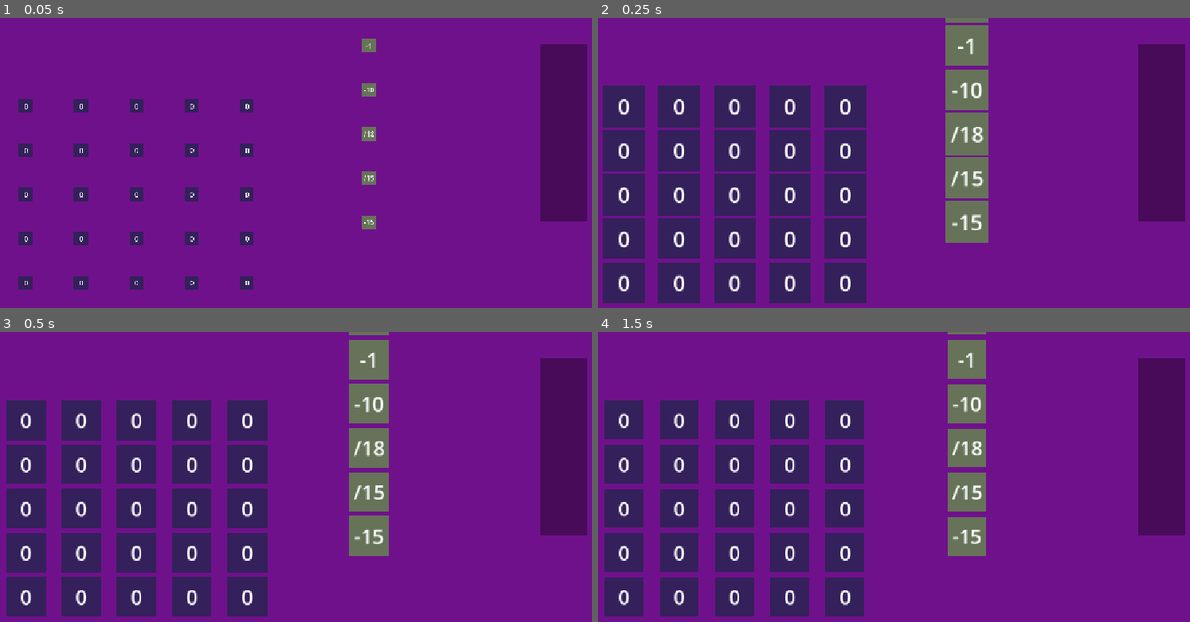
Above: before the commit, frames 1-4 (two rows, left to right).
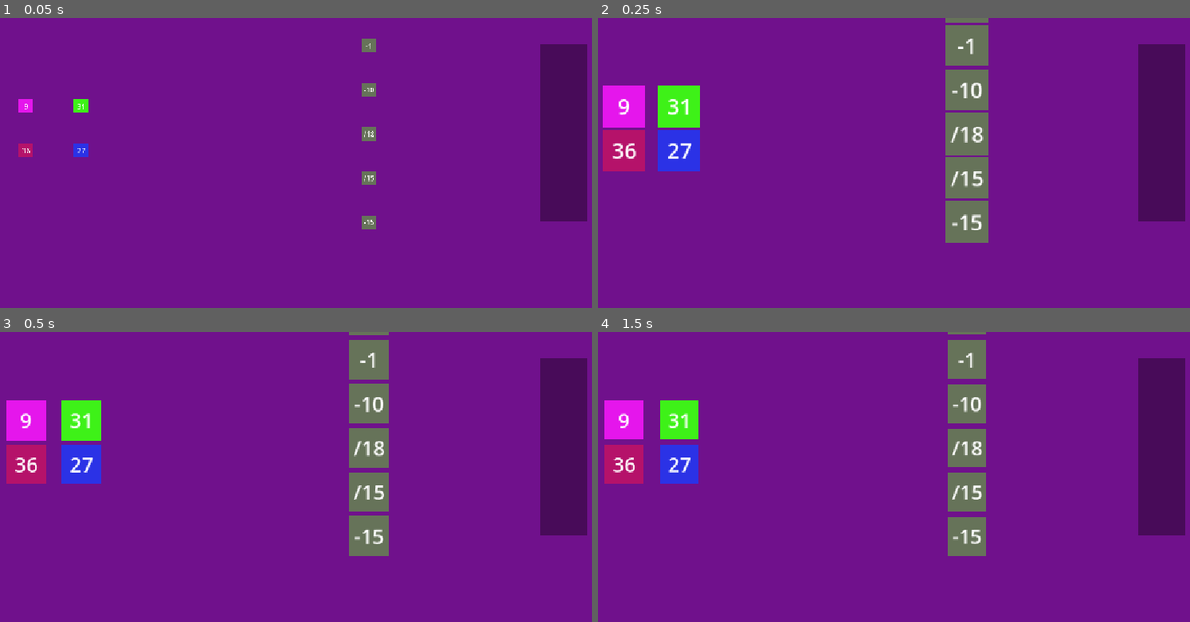
Above: after the commit, the same moments.

Repository: folktalesgaming/merge-down
Game: Godot game, scene res://scenes/GamePlay.tscn
Same seed, same stepped clock (60 frames per second), same inputs: the game is played once before the commit and once after it. The project has no main scene, so this scene is started directly.
Inputs (mouse positions are in pixels of both pictures, inside the frame that each line leads up to):
- Up to frame 1 (0.05 s): no input
- Up to frame 2 (0.25 s): no input
- Up to frame 3 (0.5 s): no input
- Up to frame 4 (1.5 s): move the mouse to (621, 419) at 0.52 s; press the mouse at (621, 419) at 0.53 s; tap Enter at 1.25 s; move the mouse to (680, 419) at 1.27 s; release the mouse at (680, 419) at 1.28 s; click (680, 419) at 1.35 s

The runs differ from the first frame. In frame 1, 2.8% of the frame differs, in the area x 3-43%, y 27-94%; in frame 2, 25%, in the area x 0-46%, y 23-99%; in frame 3, 23%; in frame 4, 22%.
Error before the commit: Out of bounds get index '0' (on base: 'Array[Array]') (res://autoloads/game_manager.gd:20)

Commit message:
WIP: basic gameplay with basic level complete

Diff:
--- a/autoloads/game_manager.gd
+++ b/autoloads/game_manager.gd
@@ -3,6 +3,8 @@
 signal board_updated(row: int, col: int, new_val: int)
 signal tile_cleared(row: int, col: int)
 signal new_operator_tile_added(removed_op_index: int)
+signal negative_hazard(s_i: int, val: int, r: int, c: int, r_i: int)
+signal level_completed()
 
 # Properties
 var _board: Array[Array]
@@ -17,7 +19,10 @@
 # Getters and Setters
 
 func get_board_tile_data(row: int, col: int) -> int:
-	return _board[row][col]
+	if row >= 0 and row < _board.size():
+		if col >= 0 and col < _board[row].size():
+			return _board[row][col]
+	return 0
 
 # Board Size
 func set_board_size(b_size: int):
@@ -51,22 +56,32 @@
 
 # Initialize board with random values
 func Initialize_Board():
+	_board.clear()
+	_total = 0
+
 	for i in range(_board_size):
 		var row: Array[int] = []
 		row.resize(_board_size)
 		for j in range(_board_size):
 			var val = randi_range(_lower_limit, _upper_limit)
 			row[j] = val
+			_total += val
 		_board.append(row)
 
 # Intialize stack with random operators
 func Initialize_Stack():
+	_op_stack.clear()
+
 	for i in range(_stack_size):
 		_op_stack.append(get_rand_op_data(i))
 
-func get_rand_op_data(i) -> Dictionary:
+func get_rand_op_data(i: int, val: int = -1) -> Dictionary:
+	var new_val = randi_range(1, 15)
+	if val != -1:
+		new_val = val
+
 	return {
-		value = randi_range(1, 15),
+		value = new_val,
 		symbol = randi_range(0, GlobalConst.OperatorSymbol.size() - 2),
 		type = randi_range(1, GlobalConst.OperatorType.size() - 1),
 		index = i,
@@ -86,6 +101,8 @@
 	var op_val: int = op_tile_data["value"]
 	var op_tile_pos: int = op_tile_data["index"]
 
+	var new_op_tile_created: bool = false
+
 	var result: int = 0
 
 	match op_tile_data["symbol"]:
@@ -103,21 +120,24 @@
 		_total -= current_val
 		_board[row][col] = 0
 		tile_cleared.emit(row, col)
+
+		if result < 0:
+			new_op_tile_created = true
+			var rand_index = randi_range(0, 6)
+			_op_stack[rand_index] = get_rand_op_data(rand_index)
+			negative_hazard.emit(rand_index, result, row, col, op_tile_pos)
 	else:
 		_total -= (current_val - result)
 		_board[row][col] = result
 		board_updated.emit(row, col, result)
 
-	_op_stack.remove_at(op_tile_pos)
+	print(_total)
 
 	if _total == 0:
-		print("Game Completed")
-		pass
-	else:
+		level_completed.emit()
+		return
+
+	if !new_op_tile_created:
+		_op_stack.remove_at(op_tile_pos)
 		_op_stack.append(get_rand_op_data(6))
 		new_operator_tile_added.emit(op_tile_pos)
-
-
-# Swap operator
-func swap_operator_negative(swap_index: int, op_title_data: Dictionary):
-	_op_stack[swap_index] = op_title_data
--- a/scenes/GameManager.tscn
+++ /dev/null
@@ -1,6 +0,0 @@
-[gd_scene format=3 uid="uid://crg6i8krceb46"]
-
-[ext_resource type="Script" uid="uid://cnu5rtwbc867r" path="res://scripts/game.gd" id="1_34tde"]
-
-[node name="GameManager" type="Node2D" unique_id=940827886]
-script = ExtResource("1_34tde")
--- a/scenes/GamePlay.tscn
+++ b/scenes/GamePlay.tscn
@@ -5,9 +5,6 @@
 [sub_resource type="CanvasTexture" id="CanvasTexture_14cdr"]
 
 [sub_resource type="CanvasTexture" id="CanvasTexture_htemk"]
-
-[sub_resource type="RectangleShape2D" id="RectangleShape2D_htemk"]
-size = Vector2(137, 20)
 
 [node name="GamePlay" type="Node2D" unique_id=1093606612]
 script = ExtResource("1_565gr")
@@ -30,8 +27,40 @@
 scale = Vector2(83.999954, 321.75)
 texture = SubResource("CanvasTexture_htemk")
 
-[node name="TempStackBottom" type="Area2D" parent="." unique_id=2072537161]
+[node name="UI" type="CanvasLayer" parent="." unique_id=79122986]
 
-[node name="CollisionShape2D" type="CollisionShape2D" parent="TempStackBottom" unique_id=890341557]
-position = Vector2(1062, 552)
-shape = SubResource("RectangleShape2D_htemk")
+[node name="Container" type="ColorRect" parent="UI" unique_id=1659256625]
+unique_name_in_owner = true
+visible = false
+anchors_preset = 15
+anchor_right = 1.0
+anchor_bottom = 1.0
+grow_horizontal = 2
+grow_vertical = 2
+color = Color(0.6330588, 0.09218131, 0.78432053, 0.425)
+
+[node name="VBoxContainer" type="VBoxContainer" parent="UI/Container" unique_id=262713642]
+layout_mode = 1
+anchors_preset = 8
+anchor_left = 0.5
+anchor_top = 0.5
+anchor_right = 0.5
+anchor_bottom = 0.5
+offset_left = -64.5
+offset_top = -11.5
+offset_right = 64.5
+offset_bottom = 11.5
+grow_horizontal = 2
+grow_vertical = 2
+
+[node name="CompleteHeading" type="Label" parent="UI/Container/VBoxContainer" unique_id=1844318558]
+layout_mode = 2
+text = "Level Completed"
+horizontal_alignment = 1
+
+[node name="NextLvlBtn" type="Button" parent="UI/Container/VBoxContainer" unique_id=1471540128]
+unique_name_in_owner = true
+layout_mode = 2
+text = "Next Level"
+
+[connection signal="pressed" from="UI/Container/VBoxContainer/NextLvlBtn" to="." method="_on_next_lvl_btn_pressed"]
--- a/scripts/drop_zone.gd
+++ b/scripts/drop_zone.gd
@@ -4,3 +4,5 @@
 var type: GlobalConst.DropZone
 var is_active: bool
 var tiles: Array[Tile]
+
+var board_pos: Vector2
--- a/scripts/game.gd
+++ /dev/null
@@ -1,18 +0,0 @@
-extends Node2D
-
-var level: int = 1
-
-func _ready():
-	var game_play_scene: GamePlay = preload("res://scenes/GamePlay.tscn").instantiate()
-	GameManager.set_board_size(level * 5)
-
-	GameManager.set_lower_limit(8) # setting loweset number in board
-	GameManager.set_upper_limit(40) # setting highest number in board
-
-	GameManager.set_stack_size(7) # setting number of operator at a time
-
-	# Initializing board and operator stack data
-	GameManager.Initialize_Board()
-	GameManager.Initialize_Stack()
-
-	add_child(game_play_scene)
--- a/scripts/game_play.gd
+++ b/scripts/game_play.gd
@@ -3,27 +3,60 @@
 
 @onready var main_grid = %MainGrid
 @onready var operator_stack = %OperatorStack
+@onready var container = %Container
 
 const TilePrefab = preload("res://prefabs/Tile.tscn")
 const DropZonePrefab = preload("res://prefabs/DropZone.tscn")
 
 var board: Array[Array]
+var drop_zones: Array[Array]
+
+var level: int = 1
 
 func _ready():
 	GameManager.board_updated.connect(on_board_updated)
 	GameManager.new_operator_tile_added.connect(on_operator_tile_added)
-	# Initialize a board matrix of dynamic n*n size
-	# And
-	# Fill the board with random large number tiles
+	GameManager.tile_cleared.connect(on_tile_cleared)
+	GameManager.negative_hazard.connect(on_negative_hazard)
+	GameManager.level_completed.connect(on_level_completed)
+
+	reset()
+	new_game()
+
+func reset():
+	GameManager.set_board_size(level * 2)
+
+	GameManager.set_lower_limit(8) # setting loweset number in board
+	GameManager.set_upper_limit(40) # setting highest number in board
+
+	GameManager.set_stack_size(7) # setting number of operator at a time
+
+	for op_tile in operator_stack.get_children():
+		op_tile.remove_tile()
+
+	for child in main_grid.get_children():
+		child.queue_free()
+
+	board.clear()
+	drop_zones.clear()
+
+func new_game():
+	# Initializing board and operator stack data
+	GameManager.Initialize_Board()
+	GameManager.Initialize_Stack()
+
 	var board_size = GameManager.get_board_size()
 	for i in range(board_size):
 		var row: Array[Tile] = []
+		var zones: Array[DropZone] = []
 		row.resize(board_size)
+		zones.resize(board_size)
 		for j in range(board_size):
 			row[j] = initiate_num_tile(GameManager.get_board_tile_data(i, j), i, j)
-			add_on_top_drop_zone(i, j, row[j])
+			zones[j] = add_on_top_drop_zone(i, j, row[j])
 
 		board.append(row)
+		drop_zones.append(zones)
 
 	# Initialize a stack of operators with random operator tiles
 	for i in range(GameManager.get_stack_size()):
@@ -39,19 +72,32 @@
 
 	return tile
 
-func add_on_top_drop_zone(r: int, c: int, tile: Tile):
+func add_on_top_drop_zone(r: int, c: int, tile: Tile) -> DropZone:
+	if r >= 0 and r < drop_zones.size() and c >= 0 and c < drop_zones[r].size():
+		drop_zones[r][c].tiles.clear()
+		drop_zones[r][c].tiles.append(tile)
+		return drop_zones[r][c]
+
 	var dropZone: DropZone = DropZonePrefab.instantiate()
 	dropZone.type = GlobalConst.DropZone.ON_TOP
 	dropZone.is_active = true
 	dropZone.tiles.append(tile)
+	dropZone.board_pos = Vector2(r, c)
 	dropZone.position = Vector2((c+1) * 100, (r+2) * 80)
 	main_grid.add_child(dropZone)
 
+	return dropZone
+
 # Initiate operator tile in the operator stack
-func initiate_operator_tile(p: int):
+func initiate_operator_tile(p: int, val: int = 0):
 	var rand_symbol = randi_range(0, GlobalConst.OperatorSymbol.size() - 2)
 	var rand_type = randi_range(1, GlobalConst.OperatorType.size() - 2)
 	var rand_value = randi_range(1, 20)
+
+	if val != 0:
+		rand_symbol = GlobalConst.OperatorSymbol.SUB
+		rand_type = GlobalConst.OperatorType.SINGLE
+		rand_value = val
 
 	var tile: Tile = TilePrefab.instantiate()
 	var width = get_window().size.x
@@ -62,10 +108,32 @@
 	tile.Initialize_Value(rand_value, rand_symbol, rand_type)
 	tile.set_stack_pos(p)
 
+func negative_op_tile(val: int, index: int, r: int, c: int):
+	var tile: Tile = TilePrefab.instantiate()
+	tile.position = Vector2((c+1) * 100, (r+2) * 80)
+	var width = get_window().size.x
+	var height = get_window().size.y
+	tile.initial_position = Vector2(width - 80, height - (index+1) * 80)
+
+	operator_stack.add_child(tile)
+	operator_stack.move_child(tile, index)
+	tile.Initialize_Value(
+		val,
+		GlobalConst.OperatorSymbol.SUB,
+		GlobalConst.OperatorType.SINGLE
+	)
+	tile.set_state(Tile.STATE.BACKTOIDLE)
+	tile.set_stack_pos(index)
+
 func on_board_updated(row: int, col: int, new_val: int):
 	var tile: Tile = board[row][col]
 	if is_instance_valid(tile):
 		tile.render_tile(new_val)
+
+func on_tile_cleared(row: int, col: int):
+	var tile: Tile = board[row][col]
+	drop_zones[row][col].is_active = false
+	tile.remove_tile()
 
 func on_operator_tile_added(removed_op_pos: int):
 	for op_tile in operator_stack.get_children():
@@ -73,10 +141,31 @@
 
 	initiate_operator_tile(6)
 
+func on_negative_hazard(s_i: int, val: int, r: int, c: int, r_i: int):
+	var op_tile: Tile = operator_stack.get_child(s_i)
+	negative_op_tile(abs(val), s_i, r, c)
+	op_tile.remove_tile_by_swap()
+
+	await get_tree().create_timer(0.7).timeout
+
+	if s_i != r_i:
+		on_operator_tile_added(r_i)
+
+func on_level_completed():
+	container.visible = true
+
 func _process(_delta):
 	# Add new operator tile on the operator stack
 	# Or do nothing if negative hazard happens
-	if GameManager._op_stack.size() < 7:
-		initiate_operator_tile(6)
+	#if GameManager._op_stack.size() < 7:
+		#initiate_operator_tile(6)
+	#
+	## check for level stuck
+	pass
 
-	# check for level stuck
+
+func _on_next_lvl_btn_pressed():
+	level += 1
+	reset()
+	new_game()
+	container.visible = false
--- a/scripts/tile.gd
+++ b/scripts/tile.gd
@@ -111,6 +111,9 @@
 	board_row = r
 	board_col = c
 
+func set_state(new_state: STATE):
+	_state = new_state
+
 # function to tween position of the opertor tile
 func tween_pos(
 	target_position: Vector2,
@@ -131,6 +134,12 @@
 	if removed_op_index < stack_pos:
 		stack_pos -= 1
 		_state = STATE.DROPPING
+#
+#func drop_op_tile_negative(removed_i: int, swap_i: int):
+	#if swap_i < removed_i:
+		#pass
+	#else:
+		#drop_op_tile(removed_i)
 
 ## Check if the current Opertator Tile can be droped or not
 func check_drop():
@@ -138,7 +147,7 @@
 	is_draggable = false
 
 	if is_in_drop_zone && drop_zone_ref:
-		if drop_zone_ref.type == GlobalConst.DropZone.ON_TOP:
+		if drop_zone_ref.type == GlobalConst.DropZone.ON_TOP && drop_zone_ref.is_active:
 			var tile: Tile = drop_zone_ref.tiles[0]
 
 			GameManager.consume_operator({
@@ -159,62 +168,21 @@
 
 func remove_tile():
 	animation_player.play("destroy")
+
+	await get_tree().create_timer(.4).timeout
 	queue_free()
 
-## Operate on the tile with given value and symbol
-#func operate(val: int, sym: GlobalConst.OperatorSymbol):
-	#if sym == GlobalConst.OperatorSymbol.SUB:
-		#_value -= val
-	#elif sym == GlobalConst.OperatorSymbol.DIVIDE:
-		#var newValue: float = _value % val
-		### if there is no reminder
-		#if newValue == 0:
-			#_value /= val
-		#else:
-			## TODO split into multiple tiles
-			#_value = int(newValue)
-	#
-	#GameManager.update_board(int(num_tile_position[0]), int(num_tile_position[1]), int(_value))
-	#num_val.text = str(_value)
-	#
-	#if _value <= 0:
-		#GameManager.update_board(int(num_tile_position[0]), int(num_tile_position[1]), 0)
-		#if _value < 0:
-			## Change the 4th or 5th in line operator tile
-			## with this tile
-			#var pos = [5, 4].pick_random()
-			#var op_tile = GameManager.create_tile()
-			#
-			#op_tile.position = self.position
-			#op_tile._state = STATE.MOVING_TO_STACK
-			#
-			#var width = get_window().size.x
-			#var height = get_window().size.y
-			#
-			#op_tile.initial_position = Vector2(width - 80, height - pos+1 * 80)
-			#add_sibling(op_tile)
-			#op_tile.init_tile(
-				#abs(_value),
-				#GlobalConst.OperatorSymbol.SUB,
-				#GlobalConst.OperatorType.SINGLE,
-				#pos,
-			#)
-			#
-		## destroy the tile
-		#queue_free()
-#
-
-#
-## change state to droping if operator below it is removed
-#func drop_operator_tile(last_operator_pos: int):
-	#if last_operator_pos < operator_tile_position:
-		#operator_tile_position -= 1
-		#_state = STATE.DROPING
-
+func remove_tile_by_swap():
+	tween_pos(Vector2(self.position.x + 60, self.position.y), 0.4)
+
+	await get_tree().create_timer(.8).timeout
+	queue_free()
 
 ## On Mouse Entering the Drag Area (Area2D)
 func _on_drag_area_mouse_entered():
-	if !DragHelper.picked_operator_tile && stack_pos >= 0 && stack_pos < 3:
+	if !DragHelper.picked_operator_tile\
+		 && stack_pos >= 0 && stack_pos < 3\
+		 && _state == STATE.IDLE:
 		initial_position = self.position
 		is_draggable = true
 		scale = Vector2(.7, .7)
Not shown, removed: scripts/game.gd.uid
